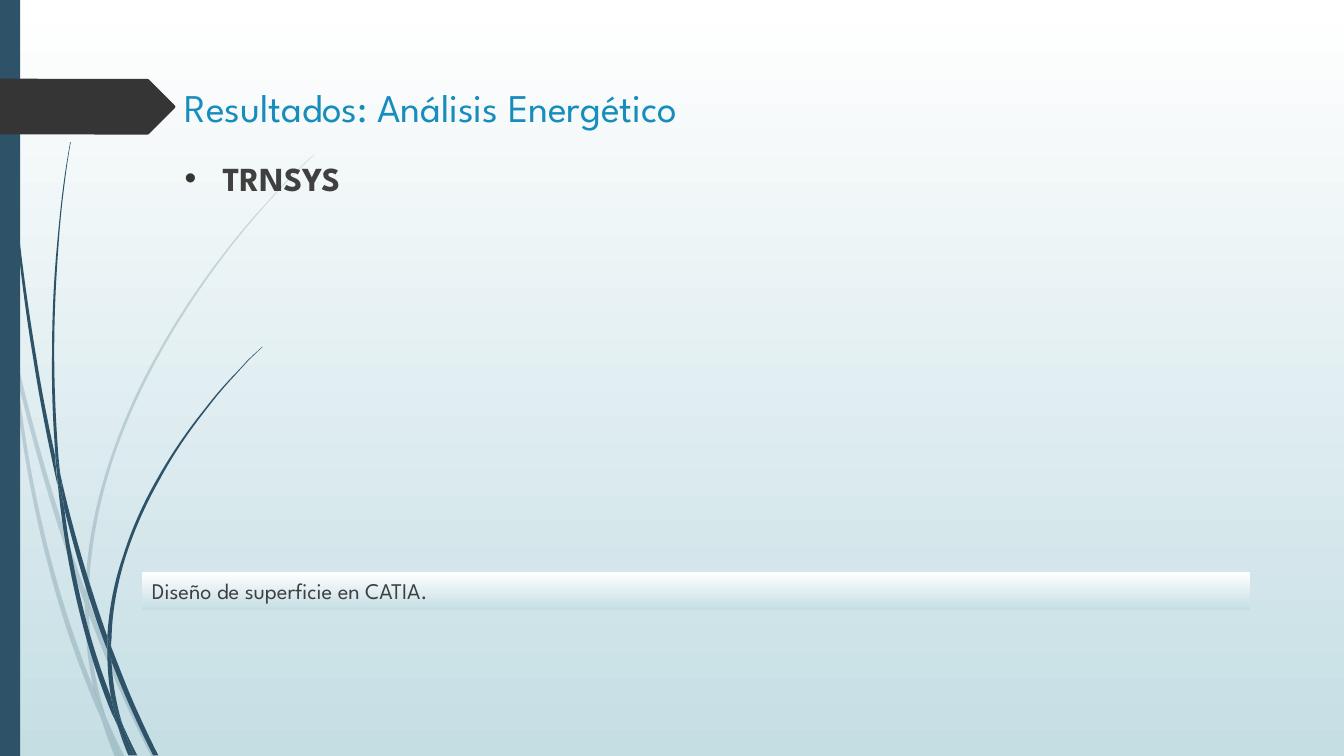
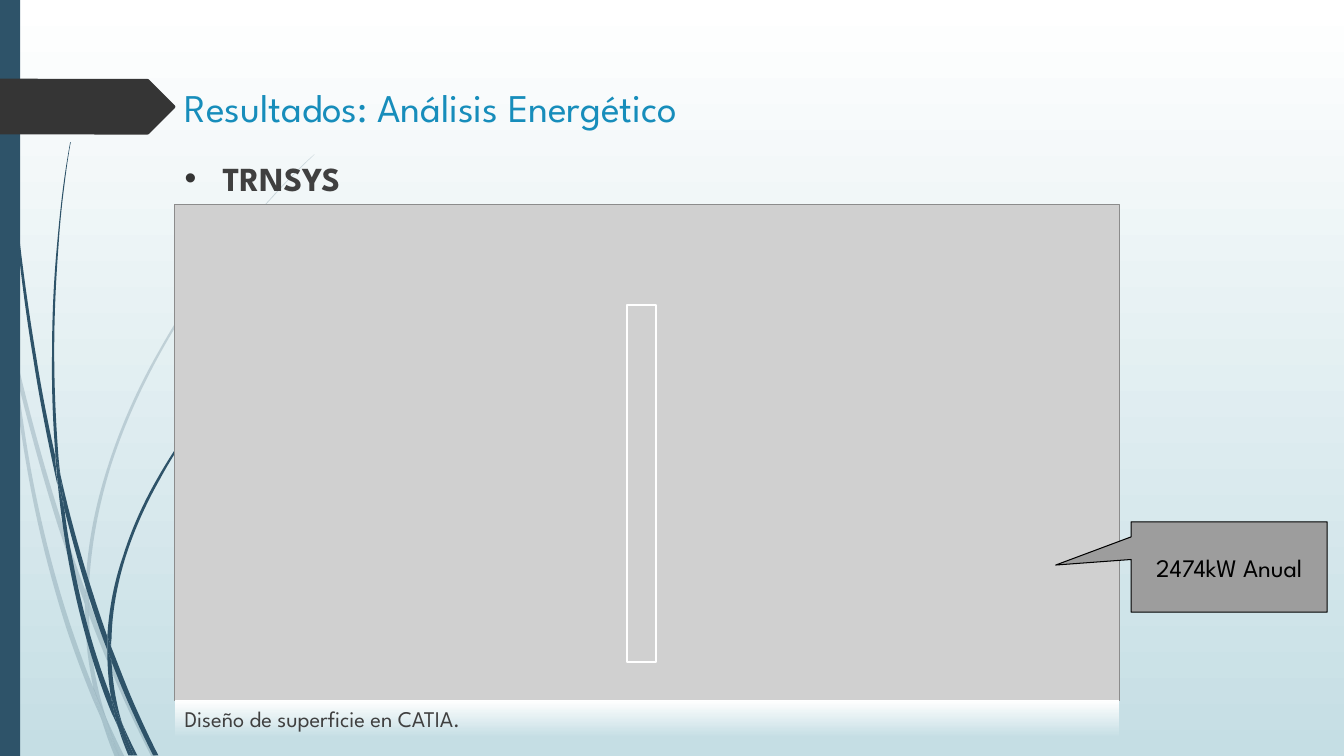
Before and after one commit to ChuyX3/WTDesigner, a slide deck: slide 26 of Protocolo de Tesis Presentación.pptx. Drawn at 1344x756 pixels with LibreOffice and Linux fonts; fonts in the diff are those of the drawing; grey boxes stand for pictures; background and template pictures are left out. Boxes give left, top, right and bottom in pixels: in the first picture for what was removed or moved away, otherwise in the second. Text is boxed around its words. In the diff, an @@ line names an element or a change of style, - is before the commit and + after.

```diff
--- a/Protocolo de Tesis Presentación.pptx
+++ b/Protocolo de Tesis Presentación.pptx
@@ picture added at bbox=[174, 205, 1119, 701] @@
@@ rectangle added at bbox=[627, 306, 656, 662], outline #FFFFFF 1.25 pt @@
@@ speech box added at bbox=[1131, 522, 1327, 613], fill #9D9D9D, outline #000000 0.75 pt, 18 pt, text #000000 @@
+2474kW Anual
@@ rectangle "Diseño de superficie en CATIA.": place and size @@
-rectangle "Diseño de superficie en CATIA." at bbox=[142, 573, 1251, 610]
+rectangle "Diseño de superficie en CATIA." at bbox=[174, 701, 1119, 738]
```
Also in this commit, not shown: 5 other slides changed, 2 other files.
